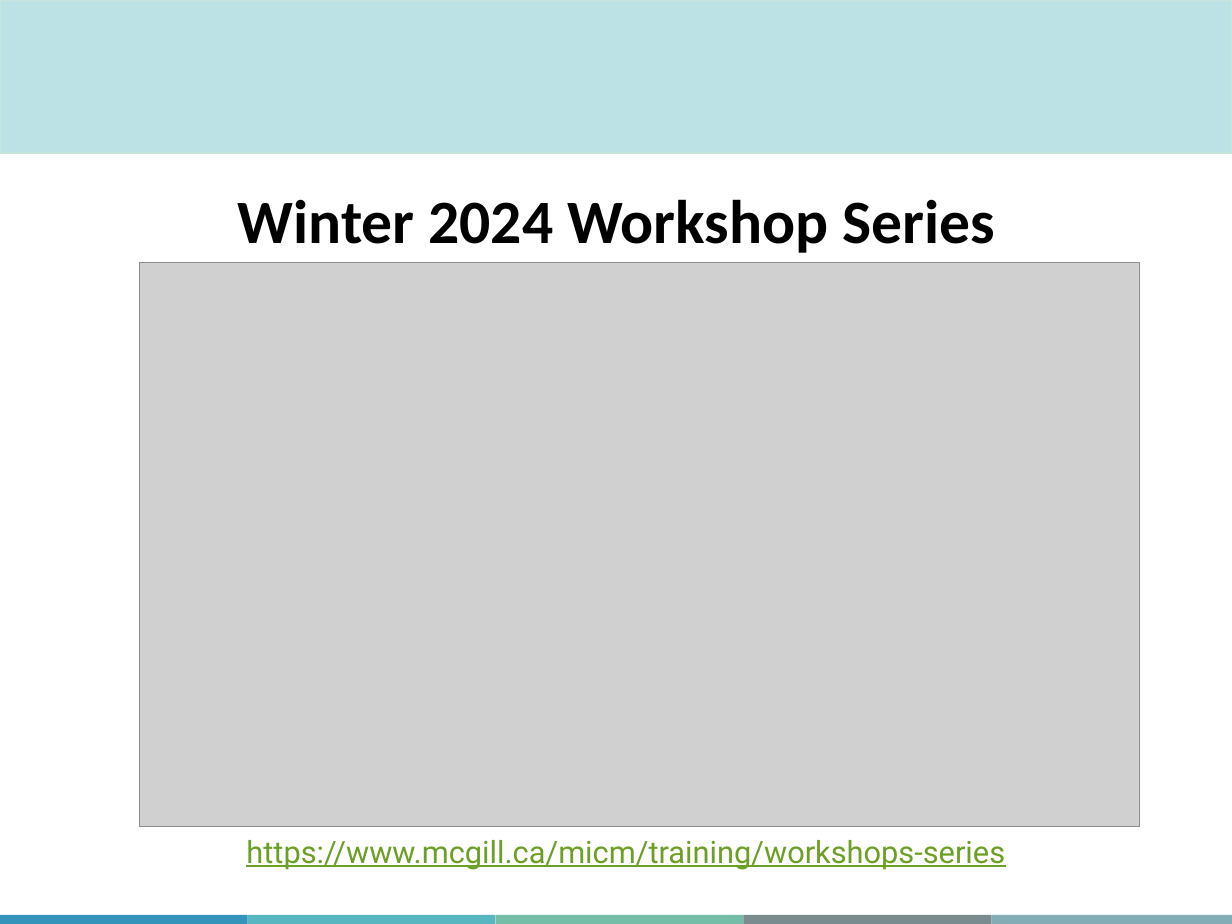
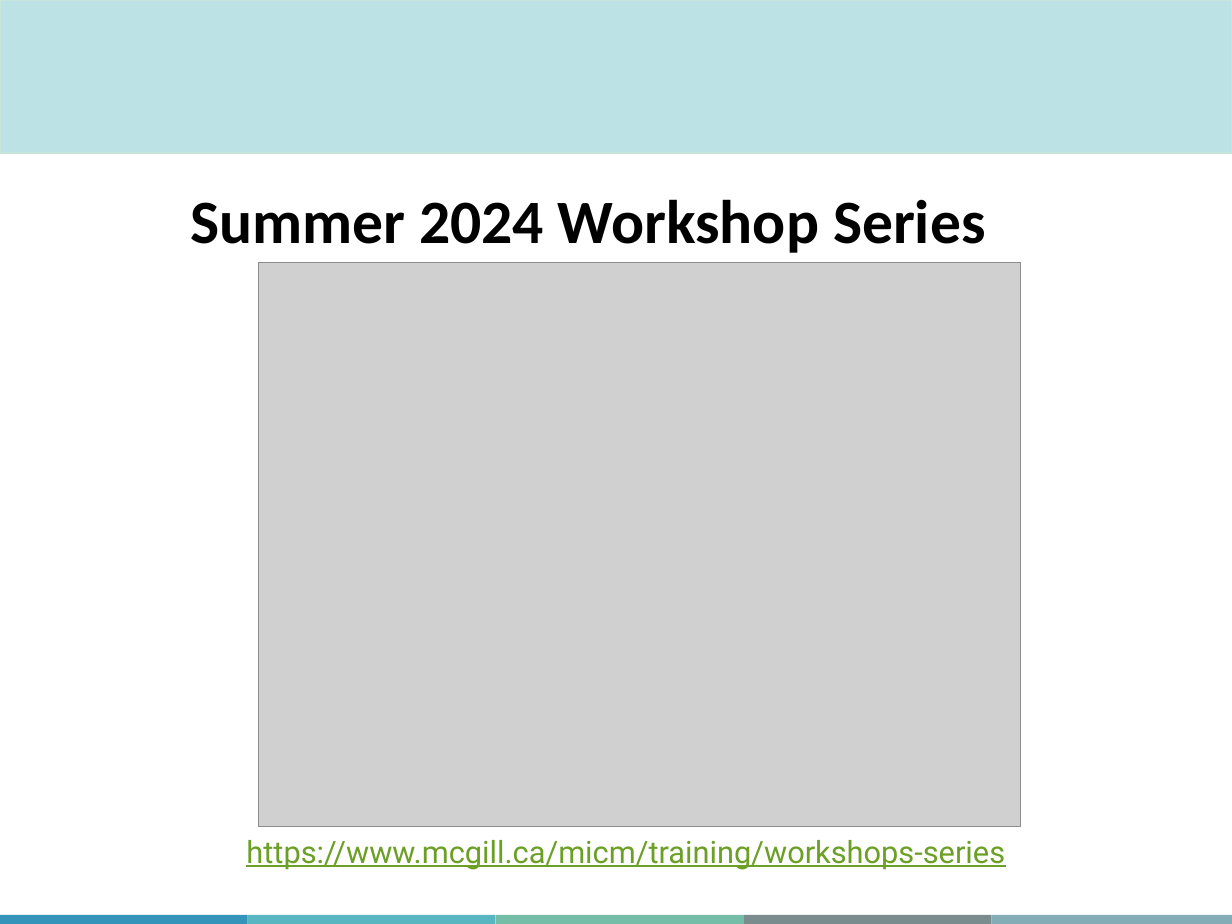
Before and after one commit to bzrudski/micm_intro_to_python_summer_2024, a slide deck: slide 3 of slides/MiCM Workshop - Intro to Python (Part 1).pptx. Drawn at 1232x924 pixels with LibreOffice and Linux fonts; fonts in the diff are those of the drawing; grey boxes stand for pictures; background and template pictures are left out. Boxes give left, top, right and bottom in pixels: in the first picture for what was removed or moved away, otherwise in the second. Text is boxed around its words. In the diff, an @@ line names an element or a change of style, - is before the commit and + after.

Commit message:
Update for Summer 2024.

```diff
--- a/slides/MiCM Workshop - Intro to Python (Part 1).pptx
+++ b/slides/MiCM Workshop - Intro to Python (Part 1).pptx
@@ text at box(190, 199, 986, 253): text changed @@
-Winter 2024 Workshop Series
+Summer 2024 Workshop Series
@@ picture: place and size @@
-picture at box(139, 262, 1140, 825)
+picture at box(259, 262, 1021, 825)
```
Also in this commit, not shown: 2 other slides changed, 6 other files.
